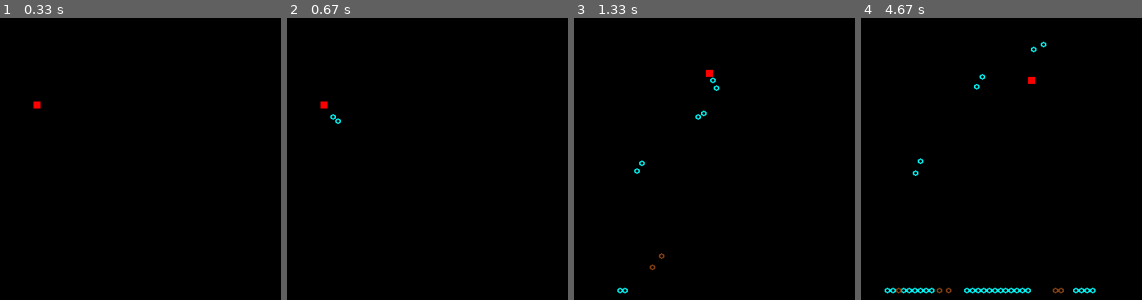
Above: before the commit, frames 1-4 (left to right).
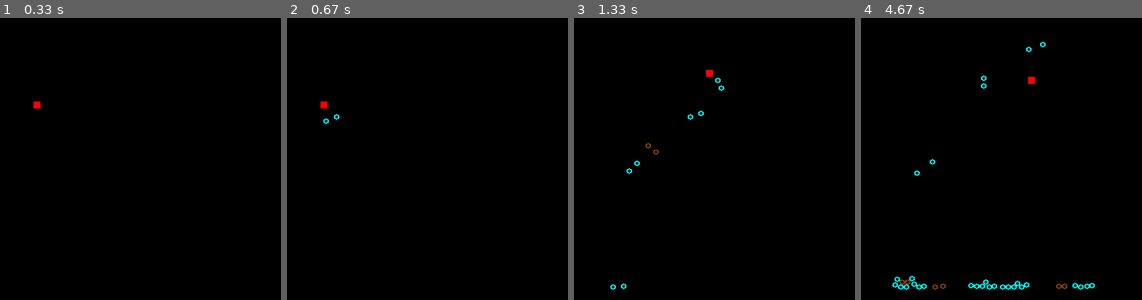
Above: after the commit, the same moments.

Repository: BruzaTom/pygame1
Game: pygame game, started from main.py
The game is run twice, just before and just after one commit, with the same random seed, the same clock (stepped at 60 frames per second) and the same inputs.
Inputs:
- Up to frame 1 (0.33 s): no input
- Up to frame 2 (0.67 s): tap Space at 0.33 s
- Up to frame 3 (1.33 s): hold Right 0.67-1.13 s; tap Space at 0.73, 1.03, 1.23 s; tap D at 0.82 s; hold Up from 1.17 s (still down)
- Up to frame 4 (4.67 s): release Up at 1.47 s; hold Right 1.5-1.97 s; tap Space at 1.57, 1.87, 2.07, 2.37, 2.63, 2.97, 3.27, 3.4, 3.8, 4.1, 4.47 s; hold Left 2-2.53 s; tap D at 2.15, 3.48 s; hold Down 2.57-2.87 s; hold Left 2.9-3.3 s; hold Up 3.33-3.7 s; hold Right 3.73-4.37 s; hold Down from 4.4 s (still down)

Frame 1 is identical in both runs. In frame 2, 0.1% of the frame differs, in the area x 12-20%, y 34-38%; in frame 3, 0.7%; in frame 4, 2.2%, in the area x 8-84%, y 8-98%.

Commit message:
unsolved stacking

Diff:
--- a/dirt.py
+++ b/dirt.py
@@ -8,10 +8,4 @@
 class Dirt(Partical):
     containers = ()
     def __init__(self, x, y, radius):
-        # Use a soft water-blue color
         super().__init__(x, y, radius, color=DIRT)
-
-    def contact(self, CircleShape):
-        self.position.y = CircleShape.position.y + CircleShape.radius + self.radius
-        self.velocity = pygame.Vector2(0, 0)
-        self.stuck = True
--- a/partical.py
+++ b/partical.py
@@ -10,18 +10,25 @@
         super().__init__(x, y, radius)
         self.position.x += randint(1, 25)
         self.color = color
+        self.dead = False
 
     def update(self, dt):
         if self.position.y < FLOOR:
             self.velocity.y += PARTICAL_GRAV
-        self.position += self.velocity * dt
+        if not self.dead:
+            self.position += self.velocity * dt
         if self.position.y > FLOOR:
-            self.position.y = FLOOR + self.radius
+            self.velocity.y = 0
+            if self.position.y >= FLOOR:
+                self.position.y = self.position.y - (2 * (self.position.y - FLOOR))
+        self.check_stopped()
 
     def draw(self, screen):
         pygame.draw.circle(screen, self.color, self.position, self.radius, width=2)
 
     def contact(self, CircleShape):
+        if not CircleShape.dead:
+            return
         dx = self.position.x - CircleShape.position.x
         dy = self.position.y - CircleShape.position.y
         distance = math.sqrt(dx**2 + dy**2)
@@ -43,3 +50,7 @@
             self.position.y += ny * (overlap / 2)
             CircleShape.position.x -= nx * (overlap / 2)
             CircleShape.position.y -= ny * (overlap / 2)
+
+    def check_stopped(self, threshold=0.01):
+        if abs(self.velocity.y) < threshold:
+            self.dead = True
